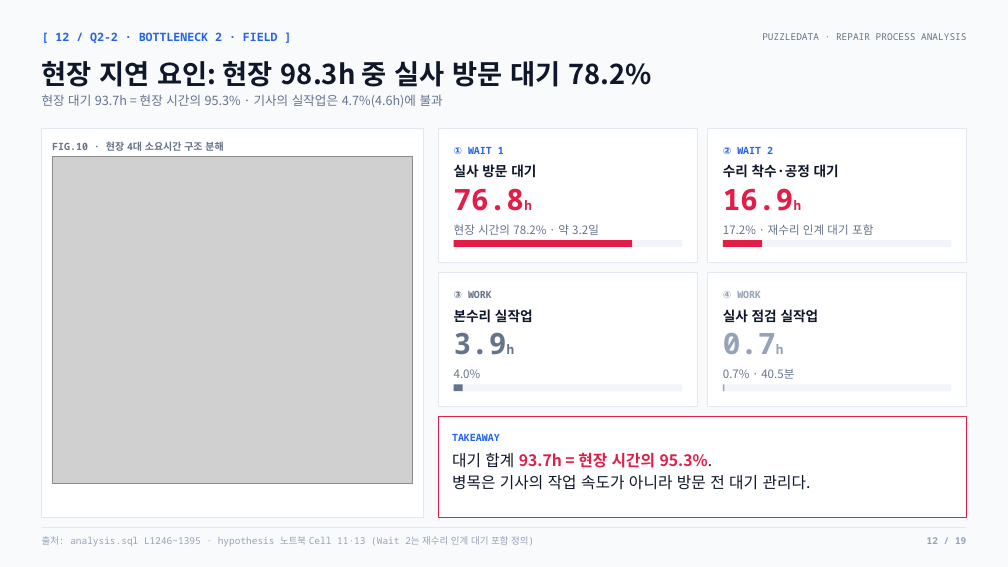
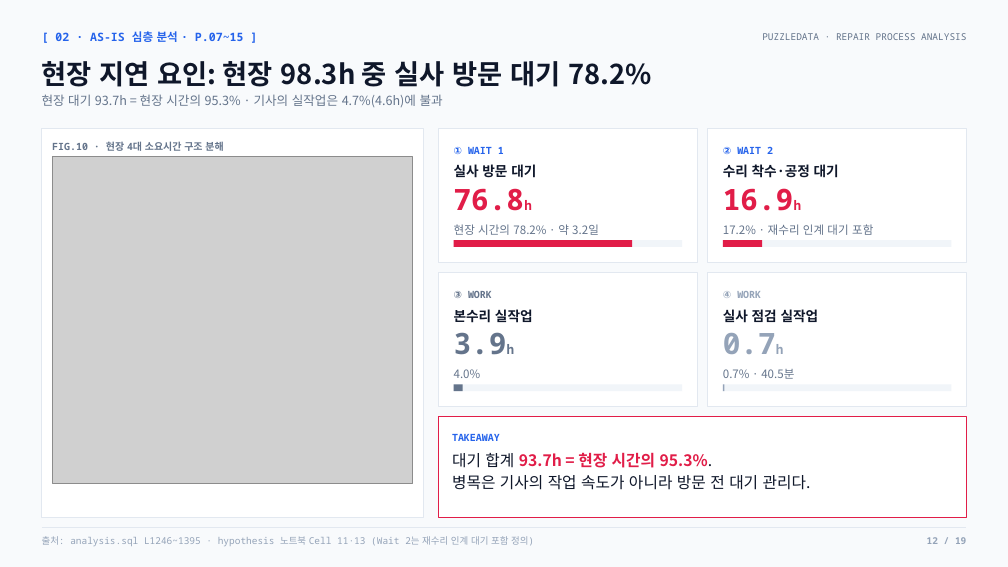
Before and after one commit to nus1245/puzzle_data, a slide deck: slide 12 of outputs/pptx/puzzledata_repair_report.pptx. Drawn at 1008x567 pixels with LibreOffice and Linux fonts; fonts in the diff are those of the drawing; grey boxes stand for pictures. Boxes give left, top, right and bottom in pixels: in the first picture for what was removed or moved away, otherwise in the second. Text is boxed around its words. In the diff, an @@ line names an element or a change of style, - is before the commit and + after.

```diff
--- a/outputs/pptx/puzzledata_repair_report.pptx
+++ b/outputs/pptx/puzzledata_repair_report.pptx
@@ text at box(55, 31, 244, 42): text changed @@
-[ 12 / Q2-2 · BOTTLENECK 2 · FIELD ]
+[ 02 · AS-IS 심층 분석 · P.07~15 ]
```
Also in this commit, not shown: 17 other slides changed, 6 other files.
